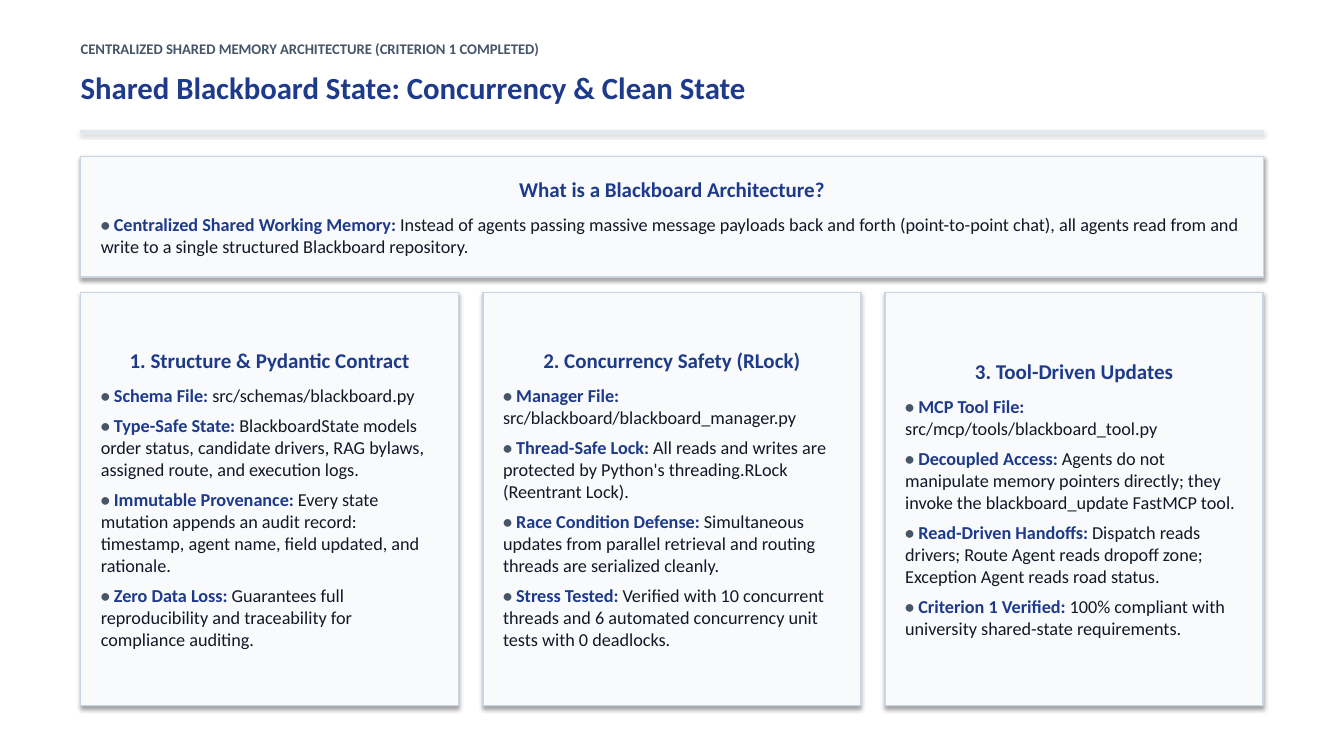
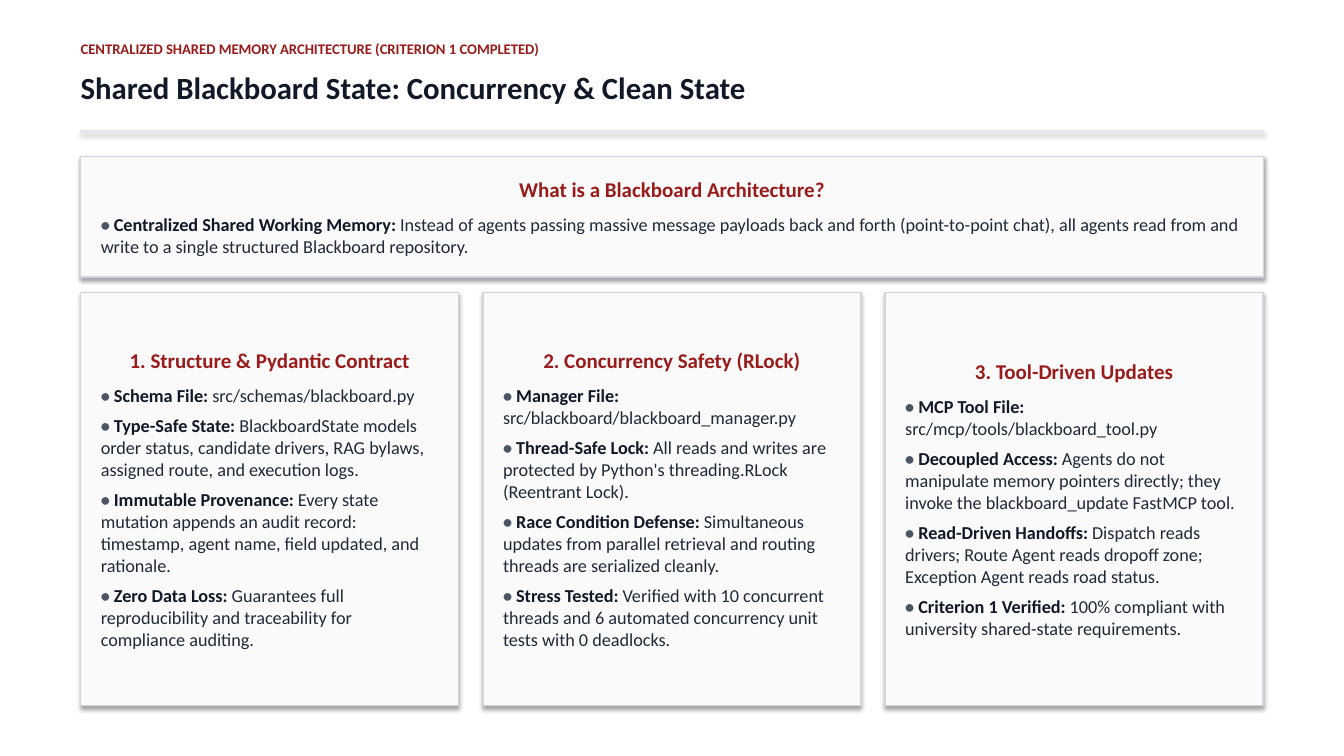
Before and after one commit to Akshat5091/DeliveryFleet-MAS, a slide deck: slide 8 of Eval 2 Documents/DeliveryFleet_MAS_Evaluation2_Master_Presentation.pptx. Drawn at 1344x756 pixels with LibreOffice and Linux fonts; fonts in the diff are those of the drawing. Boxes give left, top, right and bottom in pixels: in the first picture for what was removed or moved away, otherwise in the second. Text is boxed around its words. In the diff, an @@ line names an element or a change of style, - is before the commit and + after.

Commit message:
style: eliminate corporate blue palette across all slides in favor of formal academic pitch black and deep crimson

```diff
--- a/Eval 2 Documents/DeliveryFleet_MAS_Evaluation2_Master_Presentation.pptx
+++ b/Eval 2 Documents/DeliveryFleet_MAS_Evaluation2_Master_Presentation.pptx
@@ text "CENTRALIZED SHARED MEMORY ARCHITECTURE (CRITERION ..." at (81, 43, 539, 56): text colour #475569 to #991B1B @@
@@ text "Shared Blackboard State: Concurrency & ..." at (81, 77, 746, 104): text colour #1E3A8A to #111827 @@
@@ rectangle "What is a Blackboard Architecture?" at (81, 156, 1263, 277): text colour #1E3A8A to #991B1B in "What is a Blackboard Architecture?"; text colour #475569 to #4B5563 in "•"; text colour #1E3A8A to #111827 in "Centralized Shared Working Memory:"; text colour #111827 to #1F2937 in "Instead of agents passing massive message payloads ..."; fill #F8FAFC to #FAFAFA; outline #CBD5E1 1 pt to #D1D5DB 1 pt @@
@@ rectangle "1. Structure & Pydantic Contract" at (81, 292, 459, 706): text colour #1E3A8A to #991B1B in "1. Structure & Pydantic Contract"; text colour #475569 to #4B5563 in "•", "•", "•", "•"; text colour #1E3A8A to #111827 in "Schema File:", "Type-Safe State:", "Immutable Provenance:", "Zero Data Loss:"; text colour #111827 to #1F2937 in "src/schemas/blackboard.py", "BlackboardState models order status, candidate drivers, RAG ...", "Every state mutation appends an audit record: ...", "Guarantees full reproducibility and traceability for complia ..."; fill #F8FAFC to #FAFAFA; outline #CBD5E1 1 pt to #D1D5DB 1 pt @@
@@ rectangle "2. Concurrency Safety (RLock)" at (483, 292, 861, 706): text colour #1E3A8A to #991B1B in "2. Concurrency Safety (RLock)"; text colour #475569 to #4B5563 in "•", "•", "•", "•"; text colour #1E3A8A to #111827 in "Manager File:", "Thread-Safe Lock:", "Race Condition Defense:", "Stress Tested:"; text colour #111827 to #1F2937 in "src/blackboard/blackboard_manager.py", "All reads and writes are protected by ...", "Simultaneous updates from parallel retrieval and routing ...", "Verified with 10 concurrent threads and 6 ..."; fill #F8FAFC to #FAFAFA; outline #CBD5E1 1 pt to #D1D5DB 1 pt @@
@@ rectangle "3. Tool-Driven Updates" at (885, 292, 1263, 706): text colour #1E3A8A to #991B1B in "3. Tool-Driven Updates"; text colour #475569 to #4B5563 in "•", "•", "•", "•"; text colour #1E3A8A to #111827 in "MCP Tool File:", "Decoupled Access:", "Read-Driven Handoffs:", "Criterion 1 Verified:"; text colour #111827 to #1F2937 in "src/mcp/tools/blackboard_tool.py", "Agents do not manipulate memory pointers directly; ...", "Dispatch reads drivers; Route Agent reads dropoff ...", "100% compliant with university shared-state requirements."; fill #F8FAFC to #FAFAFA; outline #CBD5E1 1 pt to #D1D5DB 1 pt @@
```
Also in this commit, not shown: 20 other slides changed, 3 other files.
